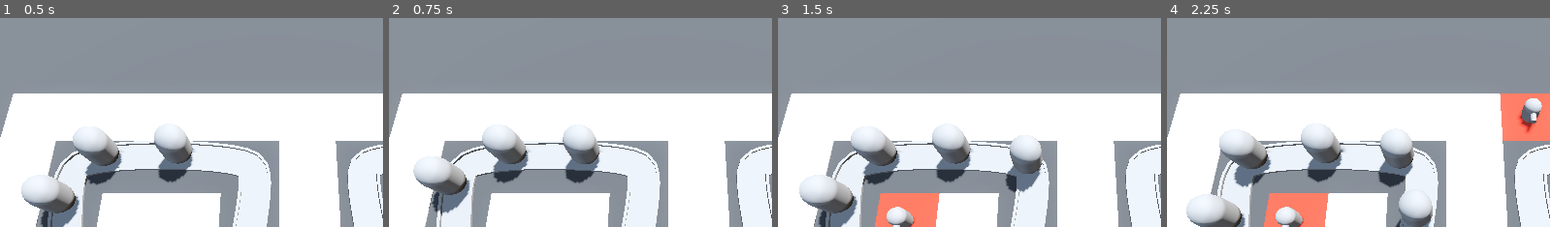
Above: before the commit, frames 1-4 (left to right).
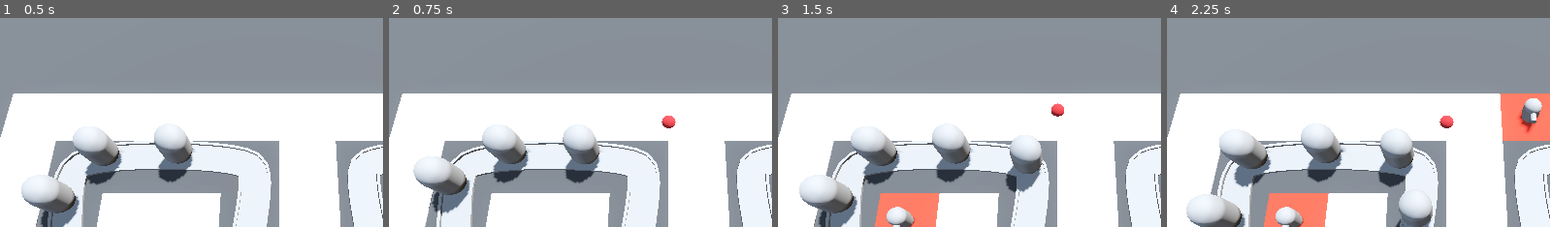
Above: after the commit, the same moments.

Repository: Bzparkes/BarbarianBlaster
Game: Godot game, scene res://BaseLevel.tscn
The game is run twice, just before and just after one commit, with the same random seed, the same clock (stepped at 60 frames per second) and the same inputs.
Inputs (mouse positions are % of the whole screen's width and height, from its top left):
- Up to frame 1 (0.5 s): no input
- Up to frame 2 (0.75 s): move the mouse to (73, 45) at 0.52 s; press the mouse at (73, 45) at 0.53 s
- Up to frame 3 (1.5 s): move the mouse to (30, 55) at 1.27 s; release the mouse at (30, 55) at 1.28 s; click (30, 55) at 1.35 s
- Up to frame 4 (2.25 s): move the mouse to (61, 27) at 2.02 s; press the mouse at (61, 27) at 2.03 s
The pictures show only the part of the screen within x 14-64%, y 0-50%; the shares and areas given below are measured in that part.

Frame 1 is identical in both runs. In frame 2, 0.2% of the frame differs, in the area x 71-75%, y 46-53%; in frame 3, 0.2%; in frame 4, 0.2%.

Commit message:
Created the projectile and script to get it to shoot

Diff:
--- /dev/null
+++ b/Turret/projectile.gd
@@ -0,0 +1,8 @@
+extends Area3D
+
+var direction := Vector3.FORWARD
+
+@export var speed := 30.0
+
+func _physics_process(delta: float) -> void:
+	position += direction * speed * delta
--- /dev/null
+++ b/Turret/projectile.tscn
@@ -0,0 +1,21 @@
+[gd_scene load_steps=5 format=3 uid="uid://dhke6s5rq7xo4"]
+
+[ext_resource type="Script" uid="uid://b22hpox3kn5a" path="res://Turret/projectile.gd" id="1_sxav3"]
+
+[sub_resource type="StandardMaterial3D" id="StandardMaterial3D_tp1dm"]
+albedo_color = Color(0.6784314, 0.14509805, 0.14509805, 1)
+
+[sub_resource type="SphereMesh" id="SphereMesh_sxav3"]
+material = SubResource("StandardMaterial3D_tp1dm")
+
+[sub_resource type="SphereShape3D" id="SphereShape3D_3nq0t"]
+
+[node name="Projectile" type="Area3D"]
+top_level = true
+script = ExtResource("1_sxav3")
+
+[node name="MeshInstance3D" type="MeshInstance3D" parent="."]
+mesh = SubResource("SphereMesh_sxav3")
+
+[node name="CollisionShape3D" type="CollisionShape3D" parent="."]
+shape = SubResource("SphereShape3D_3nq0t")
--- /dev/null
+++ b/Turret/turret.gd
@@ -0,0 +1,7 @@
+extends Node3D
+
+@export var projectile: PackedScene
+
+func _ready() -> void:
+	var shot = projectile.instantiate()
+	add_child(shot)
--- a/Turret/turret.tscn
+++ b/Turret/turret.tscn
@@ -1,4 +1,7 @@
-[gd_scene load_steps=5 format=3 uid="uid://d01unib15e15u"]
+[gd_scene load_steps=7 format=3 uid="uid://d01unib15e15u"]
+
+[ext_resource type="Script" uid="uid://coqbxcwumauv" path="res://Turret/turret.gd" id="1_5kpma"]
+[ext_resource type="PackedScene" uid="uid://dhke6s5rq7xo4" path="res://Turret/projectile.tscn" id="2_djkev"]
 
 [sub_resource type="CylinderMesh" id="CylinderMesh_cb20n"]
 height = 1.0
@@ -17,6 +20,8 @@
 height = 1.3
 
 [node name="Turret" type="Node3D"]
+script = ExtResource("1_5kpma")
+projectile = ExtResource("2_djkev")
 
 [node name="TurretBase" type="MeshInstance3D" parent="."]
 transform = Transform3D(1, 0, 0, 0, 1, 0, 0, 0, 1, 0, 0.5, 0)
Not shown, added: Turret/projectile.gd.uid
Not shown, added: Turret/turret.gd.uid
